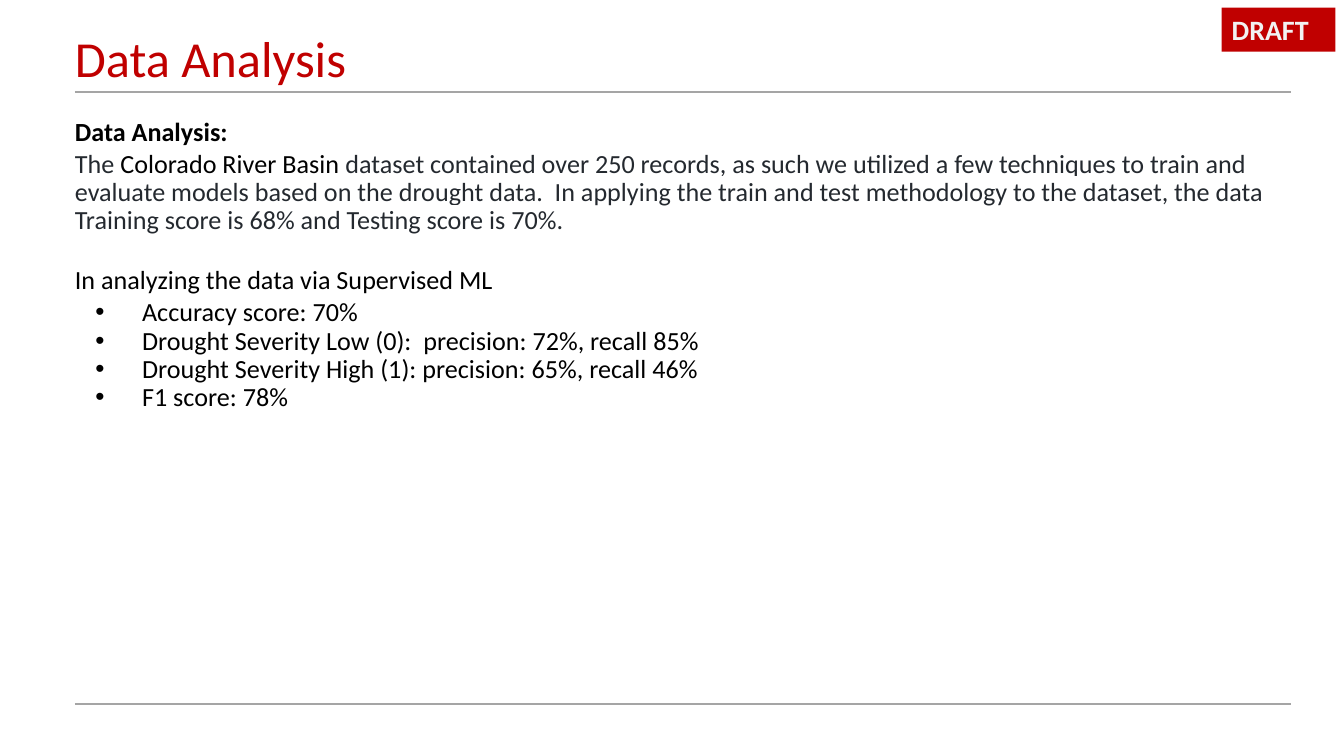
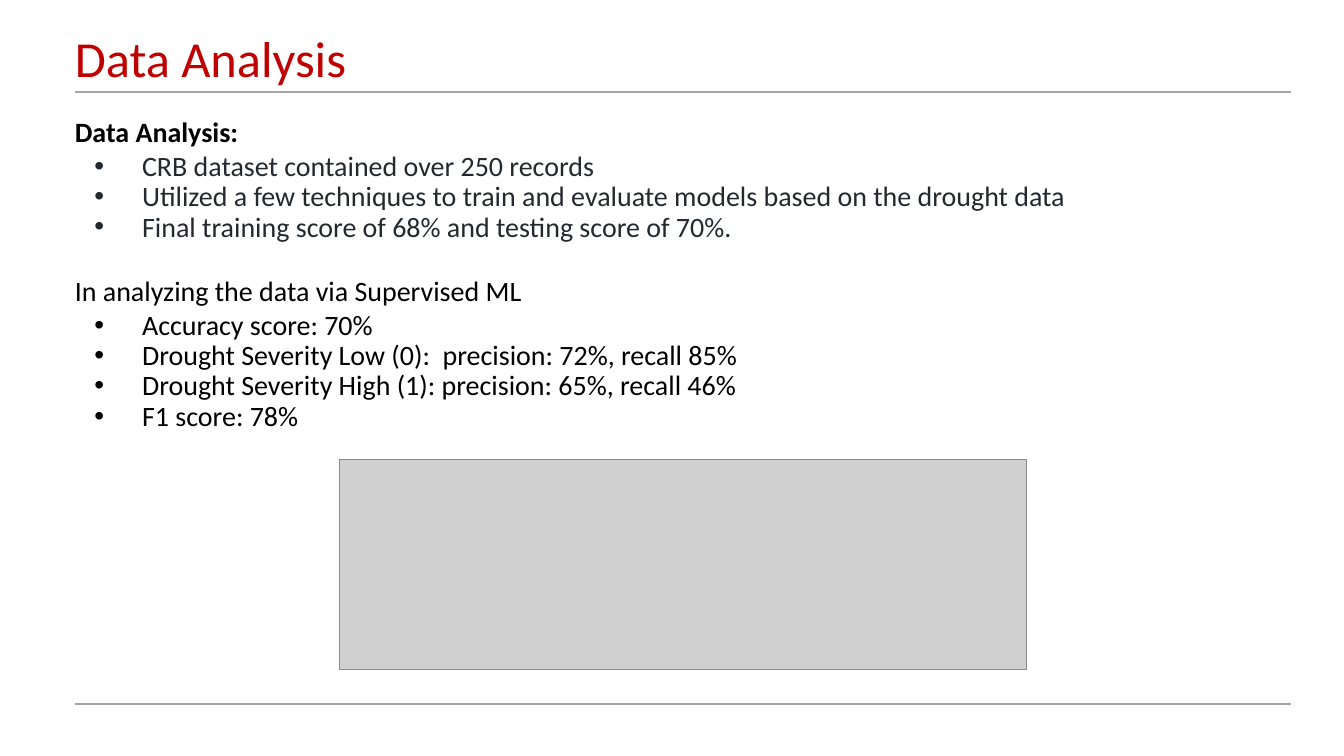
Before and after one commit to Qu3enK/CRBAnalysis_FinalProject, a slide deck: slide 6 of Segment 2/Colorado Basin River Analysis.pptx (slide 5 before the commit). Drawn at 1344x756 pixels with LibreOffice and Linux fonts; fonts in the diff are those of the drawing; grey boxes stand for pictures. Boxes give left, top, right and bottom in pixels: in the first picture for what was removed or moved away, otherwise in the second. Text is boxed around its words. In the diff, an @@ line names an element or a change of style, - is before the commit and + after.

```diff
--- a/Segment 2/Colorado Basin River Analysis.pptx
+++ b/Segment 2/Colorado Basin River Analysis.pptx
@@ rectangle removed at <box>1222,8,1336,52</box> @@
-DRAFT
@@ text at <box>75,122,736,427</box>: size 14 to 15 pt in "Data Analysis:", "In analyzing the data via Supervised ML", "Accuracy score: 70%", "Drought Severity Low (0): precision: 72%, recall ..." and 2 more places @@
@@ text at <box>142,156,1064,242</box>: text changed; size 14 to 15 pt @@
-The Colorado River Basin dataset contained over 250 records, as such we utilized a few techniques to train and evaluate models based on the drought data. In applying the train and test methodology to the dataset, the data Training score is 68% and Testing score is 70%.
+• CRB dataset contained over 250 records
+• Utilized a few techniques to train and evaluate models based on the drought data
+• Final training score of 68% and testing score of 70%.
@@ picture added at <box>340,460,1027,669</box> @@
```
Also in this commit, not shown: 6 other slides changed, 4 slides added, 1 slide removed, 3 other files.
